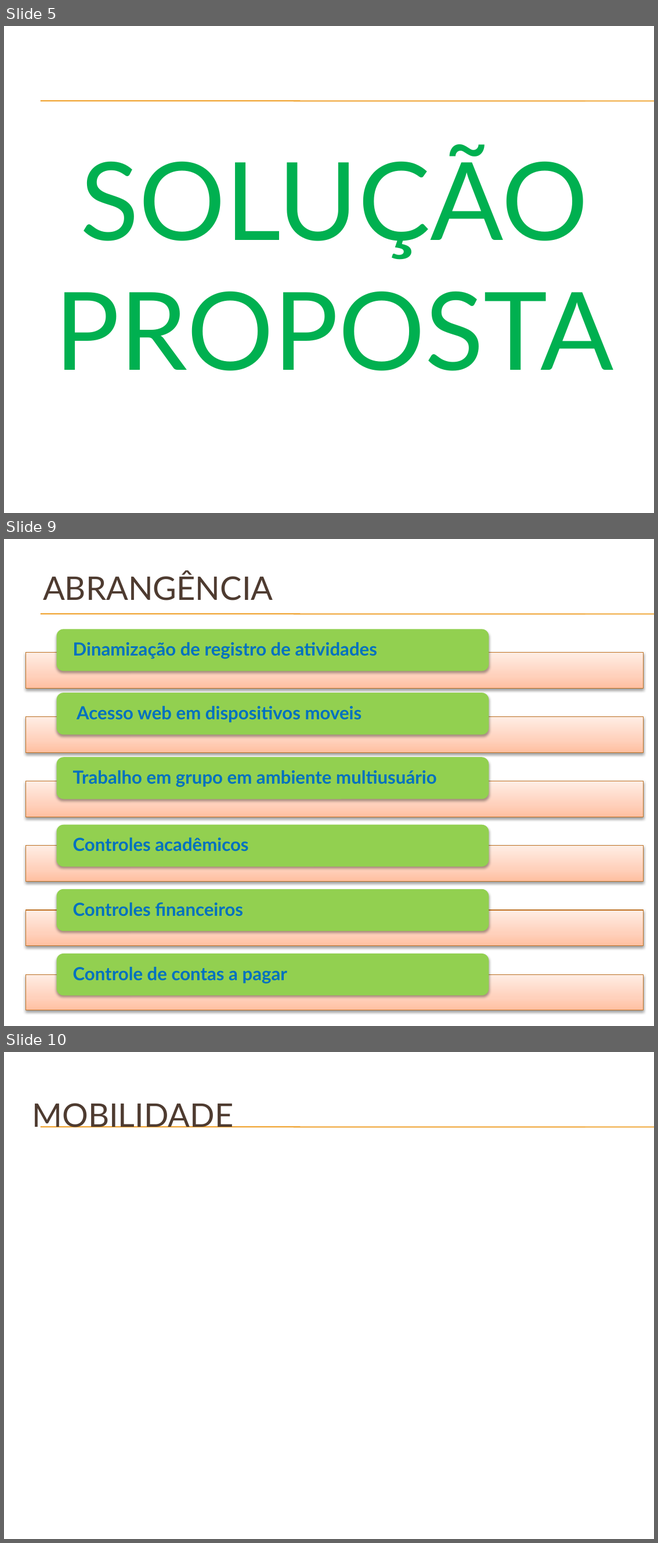
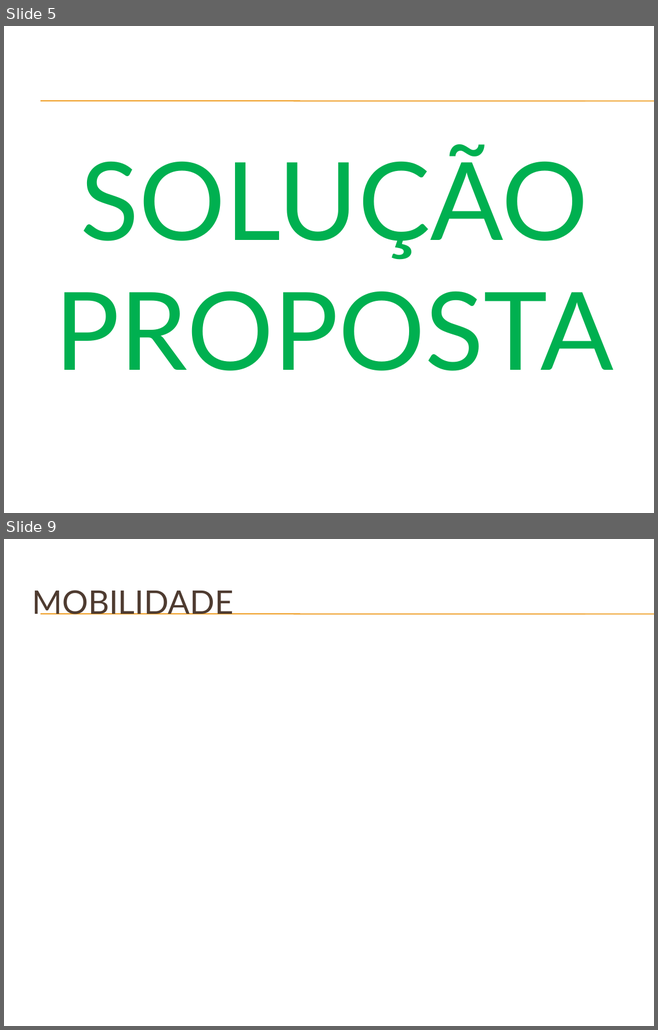
Before and after one commit to Neimarmg/Open_source, a slide deck: SAS/Planejamento/Docs/#3 - Apresentação do projeto.pptx. Shown one above the other, each under a label of ours: slides 5, 9 and 10 before the commit, slides 5 and 9 after it; the slides between them are not shown. The pictures are 658x1543 and 658x1030 pixels, drawn with LibreOffice and Linux fonts; fonts in the diff are those of the drawing; background and template pictures are left out. Boxes give left, top, right and bottom in pixels: in the first picture for what was removed or moved away, otherwise in the second. Text is boxed around its words. In the diff, an @@ line names an element or a change of style, - is before the commit and + after.

```diff
--- a/SAS/Planejamento/Docs/#3 - Apresentação do projeto.pptx
+++ b/SAS/Planejamento/Docs/#3 - Apresentação do projeto.pptx
@@ slide 9 removed at box(4, 539, 654, 1026), background picture (left out); not listed: 2 template elements that a slide beside it also shows @@
@@ title removed at box(43, 571, 273, 600) @@
-ABRANGÊNCIA
@@ group removed at box(25, 629, 643, 1011): 6 rectangles, 6 rounded rectangles, 6 texts @@
-Dinamização de registro de atividades
-Acesso web em dispositivos moveis
-Trabalho em grupo em ambiente multiusuário
-Controles acadêmicos
-Controles financeiros
-Controle de contas a pagar
@@ what was slide 10 is now slide 9 @@
```
Also in this commit, not shown: 3 slides changed, 1 other file.
